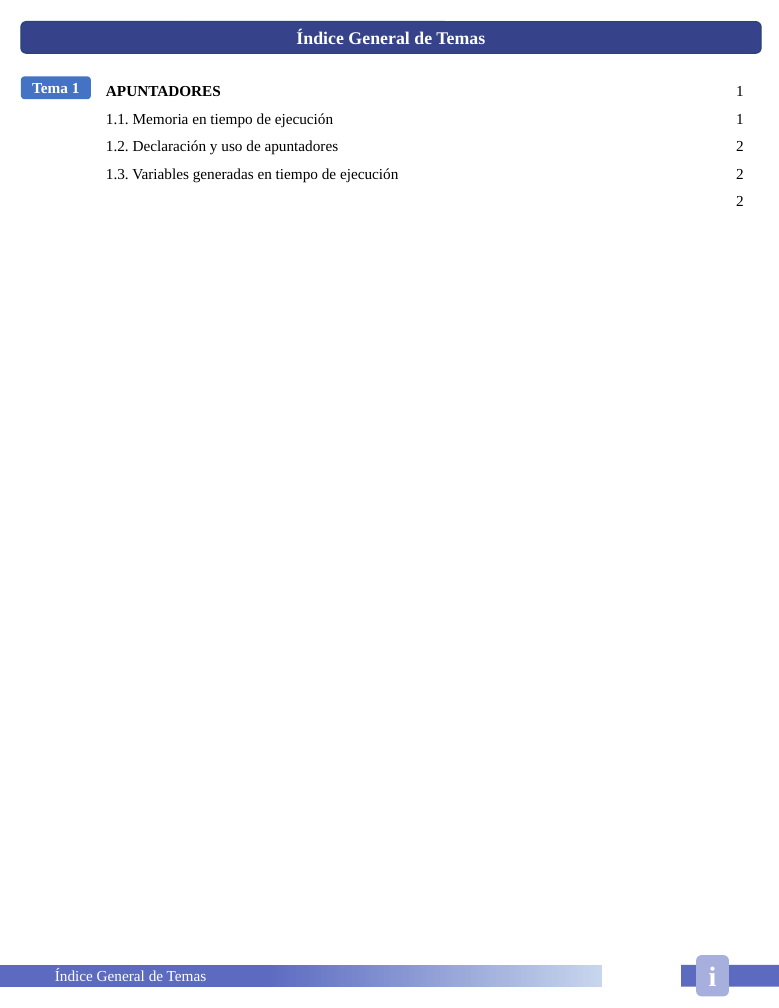
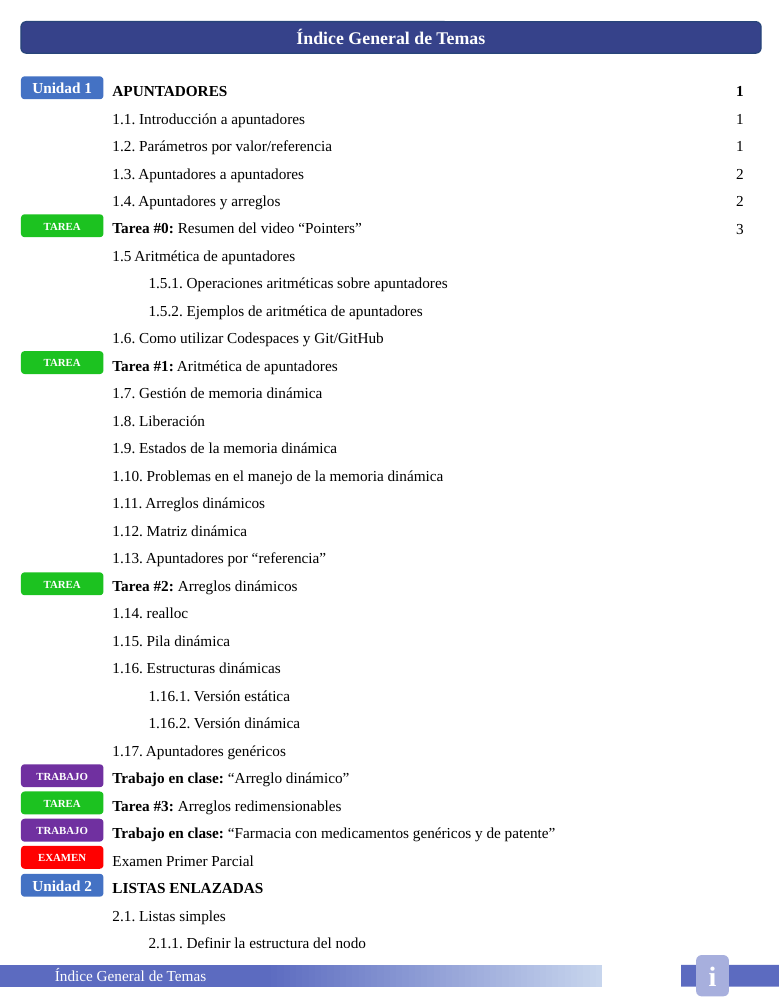
Before and after one commit to HugoEsparzaC/Libreta-Estructuras-II, a slide deck: slide 3 of Estructuras de Datos II.pptx. Drawn at 779x1008 pixels with LibreOffice and Linux fonts; fonts in the diff are those of the drawing. Boxes give left, top, right and bottom in pixels: in the first picture for what was removed or moved away, otherwise in the second. Text is boxed around its words. In the diff, an @@ line names an element or a change of style, - is before the commit and + after.

Commit message:
Hasta tarea 0

```diff
--- a/Estructuras de Datos II.pptx
+++ b/Estructuras de Datos II.pptx
@@ rounded rectangle "Unidad 1": place and size @@
-rounded rectangle "Unidad 1" at [21,76,91,99]
+rounded rectangle "Unidad 1" at [21,76,104,99]
@@ text in rounded rectangle at [32,82,92,93]: text changed @@
-Tema 1
+Unidad 1
@@ text at [736,86,744,96]: paragraph added @@
+1
@@ text at [112,113,556,948]: text changed @@
-1.1. Memoria en tiempo de ejecución
-1.2. Declaración y uso de apuntadores
-1.3. Variables generadas en tiempo de ejecución
+1.1. Introducción a apuntadores
+1.2. Parámetros por valor/referencia
+1.3. Apuntadores a apuntadores
+1.4. Apuntadores y arreglos
+Tarea #0: Resumen del video “Pointers”
+1.5 Aritmética de apuntadores
+1.5.1. Operaciones aritméticas sobre apuntadores
+1.5.2. Ejemplos de aritmética de apuntadores
+1.6. Como utilizar Codespaces y Git/GitHub
+Tarea #1: Aritmética de apuntadores
+1.7. Gestión de memoria dinámica
+1.8. Liberación
+1.9. Estados de la memoria dinámica
+1.10. Problemas en el manejo de la memoria dinámica
+1.11. Arreglos dinámicos
+1.12. Matriz dinámica
+1.13. Apuntadores por “referencia”
+Tarea #2: Arreglos dinámicos
+1.14. realloc
+1.15. Pila dinámica
+1.16. Estructuras dinámicas
+1.16.1. Versión estática
+1.16.2. Versión dinámica
+1.17. Apuntadores genéricos
+Trabajo en clase: “Arreglo dinámico”
+Tarea #3: Arreglos redimensionables
+Trabajo en clase: “Farmacia con medicamentos genéricos y de patente”
+Examen Primer Parcial
+LISTAS ENLAZADAS
+2.1. Listas simples
+2.1.1. Definir la estructura del nodo
@@ rounded rectangle added at [21,214,104,237], fill #1CC220, 8.5 pt, text #FFFFFF, bold @@
+TAREA
@@ text at [736,224,744,234]: text changed @@
-2
+3
@@ rounded rectangle added at [21,351,104,374], fill #1CC220, 8.5 pt, text #FFFFFF, bold @@
+TAREA
@@ rounded rectangle added at [21,573,104,596], fill #1CC220, 8.5 pt, text #FFFFFF, bold @@
+TAREA
@@ rounded rectangle added at [21,764,104,787], fill #7030A0, 8.5 pt, text #FFFFFF, bold @@
+TRABAJO
@@ rounded rectangle added at [21,792,104,815], fill #1CC220, 8.5 pt, text #FFFFFF, bold @@
+TAREA
@@ rounded rectangle added at [21,818,104,841], fill #7030A0, 8.5 pt, text #FFFFFF, bold @@
+TRABAJO
@@ rounded rectangle added at [21,846,104,869], fill #FF0000, 8.5 pt, text #FFFFFF, bold @@
+EXAMEN
@@ rounded rectangle added at [21,874,104,897], fill #4472C4, 12 pt, text #FFFFFF, bold @@
+Unidad 2
```
Also in this commit, not shown: 5 other slides changed, 5 slides added, 5 slides removed, 1 other file.
